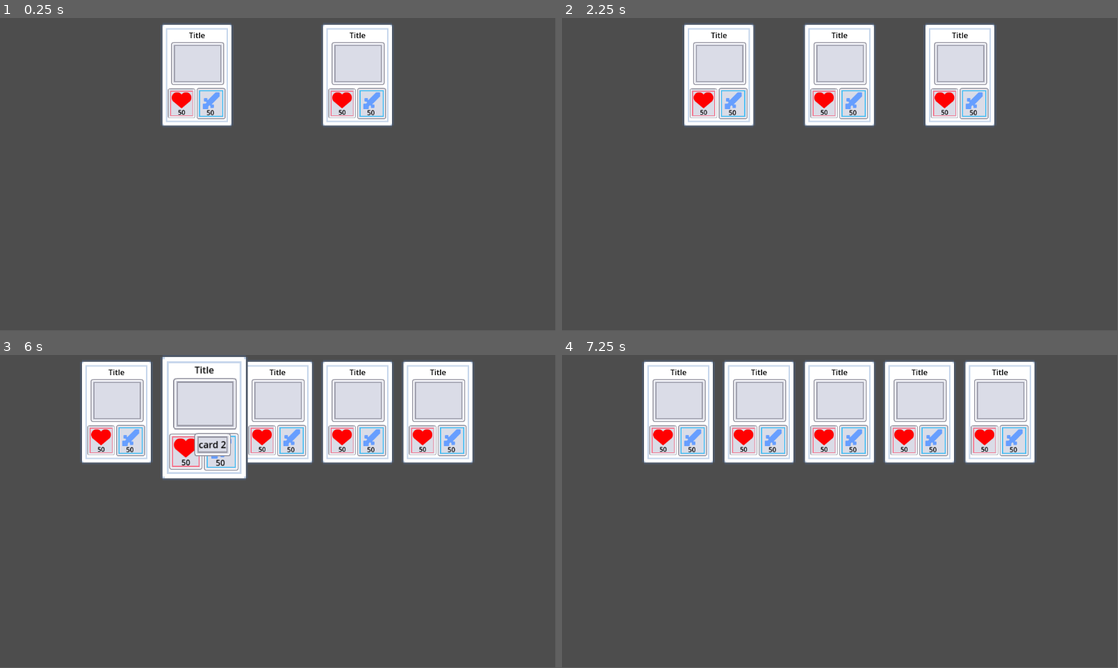
Above: before the commit, frames 1-4 (two rows, left to right).
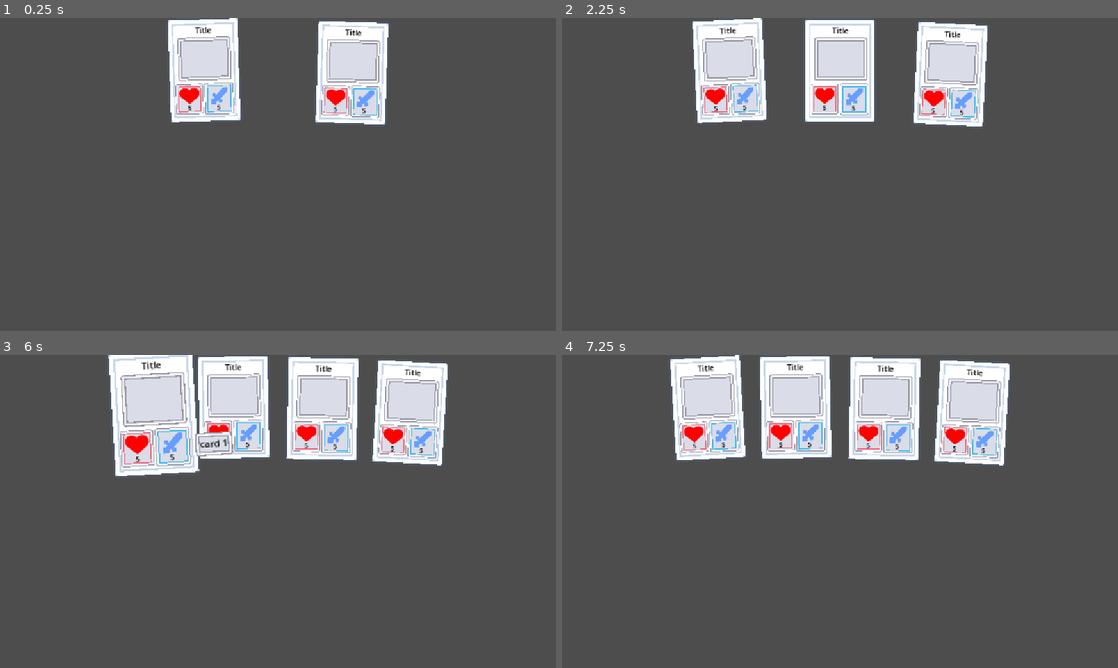
Above: after the commit, the same moments.

Repository: Emarald64/kenny-jam-2025
Game: Godot game, scene res://scenes/hand.tscn
Same seed, same stepped clock (60 frames per second), same inputs: the game is played once before the commit and once after it.
Inputs (mouse positions are in pixels of both pictures, inside the frame that each line leads up to):
- Up to frame 1 (0.25 s): no input
- Up to frame 2 (2.25 s): tap Enter at 0.5, 2 s; move the mouse to (962, 158) at 0.52 s; click (962, 158) at 0.6 s; tap Space at 1.25 s; move the mouse to (728, 190) at 1.27 s; click (728, 190) at 1.35 s; move the mouse to (895, 105) at 2.02 s; click (895, 105) at 2.1 s
- Up to frame 3 (6 s): tap Space at 2.75, 4.25 s; move the mouse to (250, 574) at 2.77 s; click (250, 574) at 2.85 s; tap Enter at 3.5 s; move the mouse to (444, 558) at 3.52 s; click (444, 558) at 3.6 s; move the mouse to (111, 464) at 4.27 s; click (111, 464) at 4.35 s; move the mouse to (305, 511) at 5.02 s; click (305, 511) at 5.1 s; move the mouse to (194, 433) at 5.77 s; click (194, 433) at 5.85 s
- Up to frame 4 (7.25 s): move the mouse to (962, 495) at 6.52 s; click (962, 495) at 6.6 s
The window is 799x449 before the commit and 800x450 after it. Grey fills any space a smaller window leaves; there, only what the larger window draws over its background counts as a difference.

The runs differ from the first frame. In frame 1, 6.0% of the frame differs, in the area x 28-71%, y 0-35%; in frame 2, 8.6%; in frame 3, 19%, in the area x 14-86%, y 0-40%; in frame 4, 19%.

Commit message:
added slight curve to cards

Diff:
--- a/project.godot
+++ b/project.godot
@@ -15,6 +15,10 @@
 config/features=PackedStringArray("4.4", "GL Compatibility")
 config/icon="res://art/icon.svg"
 
+[display]
+
+window/stretch/mode="canvas_items"
+
 [editor_plugins]
 
 enabled=PackedStringArray("res://addons/wakatime/plugin.cfg")
--- a/scenes/card.tscn
+++ b/scenes/card.tscn
@@ -86,7 +86,7 @@
 grow_horizontal = 2
 grow_vertical = 2
 theme_override_colors/font_color = Color(0, 0, 0, 1)
-text = "50"
+text = "5"
 horizontal_alignment = 1
 vertical_alignment = 1
 
@@ -123,6 +123,6 @@
 grow_horizontal = 2
 grow_vertical = 2
 theme_override_colors/font_color = Color(0, 0, 0, 1)
-text = "50"
+text = "5"
 horizontal_alignment = 1
 vertical_alignment = 1
--- a/scripts/card.gd
+++ b/scripts/card.gd
@@ -3,7 +3,7 @@
 
 @export var AffectText:String
 var popup:PanelContainer
-var popupOn:=false
+var hovered:=false
 var id=0
 
 # Called when the node enters the scene tree for the first time.
@@ -18,22 +18,22 @@
 	if isHovered():
 		if Input.is_action_just_released("click"):
 			play()
-		if len(AffectText)>0 and not popupOn:
-			popupOn=true
+		if len(AffectText)>0 and not hovered:
 			popup=preload("res://scenes/popup text.tscn").instantiate()
 			popup.z_index=2
 			popup.get_node("Label").text=AffectText;
 			add_child(popup)
 		scale=Vector2.ONE*1.2
-		position.y=0
+		if not hovered:position.y-=10
 		z_index=1
+		hovered=true
 	else:
 		if popup!=null:
-			popupOn=false
 			popup.queue_free()
-		position.y=10
+		if hovered:position.y+=10
 		scale=Vector2.ONE
 		z_index=0
+		hovered=false
 
 func isMouseOver() -> bool:
 	return Rect2(Vector2(),size).has_point(get_local_mouse_position())
--- a/scripts/hand.gd
+++ b/scripts/hand.gd
@@ -12,8 +12,10 @@
 
 func spreadCards():
 	for i in range(len(cards)):
-		cards[i].position.x=1000*(i+1)/(len(cards)+1)
-		cards[i].position.y=10
+		cards[i].rotation=(PI/16*(i+1)/(len(cards)+1))-PI/32
+		cards[i].position.x=(sin(cards[i].rotation*4)*1200)+500
+		cards[i].position.y=-cos(cards[i].rotation*4)*200+200
+		if cards[i].hovered:cards[i].position.y-=10
 		cards[i].id=i
 
 func addCard(card:Card):
@@ -25,3 +27,8 @@
 	cards.erase(card)
 	remove_child(card)
 	spreadCards()
+
+func removeCardById(id:int):
+	remove_child(cards[id])
+	cards.remove_at(id)
+	spreadCards()
